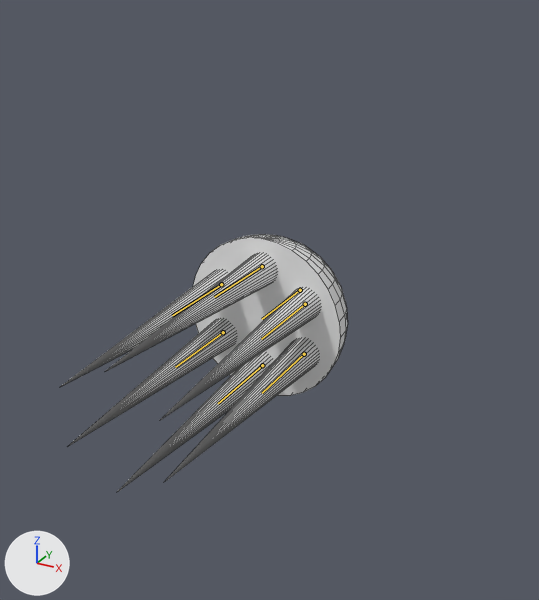
The Blender file Enemies/ClarityJellyfish.blend as it was, and as the next commit left it.
Rendered twice from a 50 mm camera at (3.92, -6.95, 3.75) aimed at (0.34, -0.44, 0.49). Arrows for +X, +Y and +Z are at lower left; the lights stay in place. The older version comes first. The bones that bend it are drawn over the model as lines. Mesh edges are drawn as thin lines.
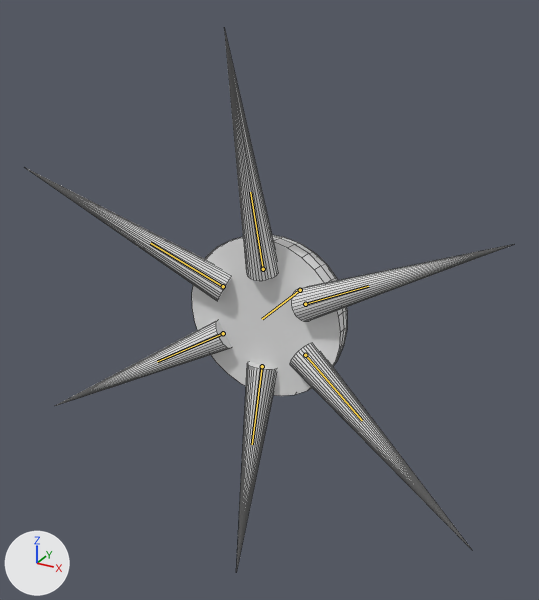
The newer file adds an action. The first version stands in its rest pose; the second is drawn at frame 258 of the action 'Shoot'.

Location of each change, [x1, y1, x2, y2] in pixels of the pictures (539 x 600 px):
'Cube', posed: before [193, 234, 348, 396]; after [192, 235, 347, 396]
'Cube.001', posed (6% wider, 75% taller): before [106, 253, 277, 371]; after [290, 343, 472, 550]
'Cube.005', posed (68% narrower, 100% taller): before [70, 319, 236, 445]; after [224, 28, 277, 281]
'Cube.002', posed (75% narrower, 59% taller): before [160, 288, 320, 420]; after [236, 362, 276, 572]
'Cube.004', posed (30% wider): before [117, 352, 274, 492]; after [26, 168, 231, 301]
'Cube.003', posed (16% wider, 39% shorter): before [167, 339, 319, 480]; after [55, 320, 232, 406]
'Cube.006', posed (33% wider, 34% shorter): before [60, 270, 228, 387]; after [291, 244, 514, 321]
bone 'Bone', root to tip: before (262, 266) to (214, 297); after (305, 355) to (362, 420)
bone 'Bone.001', root to tip: before (305, 304) to (261, 339); after (262, 366) to (252, 444)
bone 'Bone.002', root to tip: before (304, 354) to (262, 393); after (223, 333) to (157, 361)
bone 'Bone.003', root to tip: before (262, 365) to (218, 403); after (223, 286) to (150, 243)
bone 'Bone.004', root to tip: before (221, 284) to (172, 315); after (305, 304) to (368, 286)
bone 'Bone.005', root to tip: before (223, 332) to (175, 367); after (263, 269) to (250, 192)

The edits, one by one:
Bone 'Bone.006' (bone_bone_006) turns from (0, 0, 0) to (0, -120, 0) degrees about its own x, y and z.
Bone 'Bone' (bone_bone) turns from (0, 0, 0) to (-75, 0, 0) degrees about its own x, y and z.
Bone 'Bone.001' (bone_bone_001) turns from (0, 0, 0) to (-31, -19, -62) degrees about its own x, y and z.
Bone 'Bone.002' (bone_bone_002) turns from (0, 0, 0) to (31, 19, -62) degrees about its own x, y and z.
Bone 'Bone.003' (bone_bone_003) turns from (0, 0, 0) to (75, 0, 0) degrees about its own x, y and z.
Bone 'Bone.004' (bone_bone_004) turns from (0, 0, 0) to (-31, 19, 62) degrees about its own x, y and z.
Bone 'Bone.005' (bone_bone_005) turns from (0, 0, 0) to (31, -19, 62) degrees about its own x, y and z.
